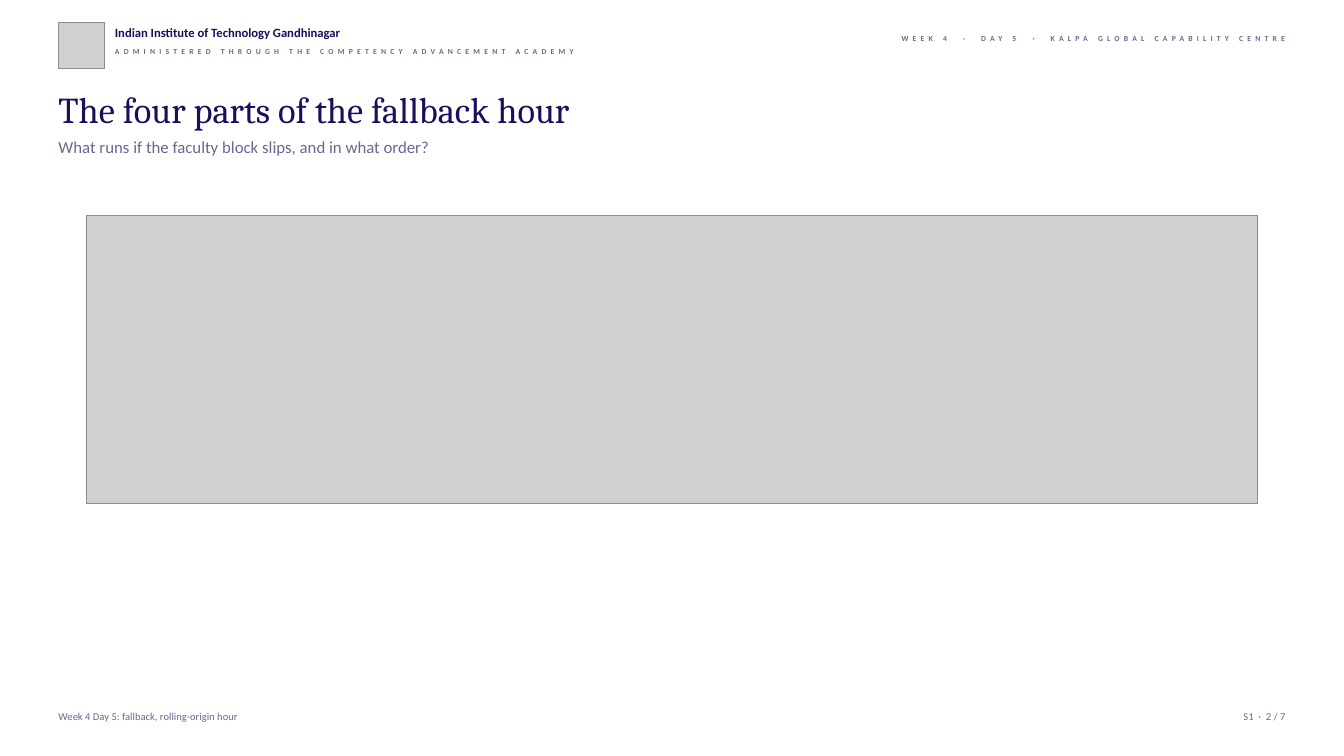
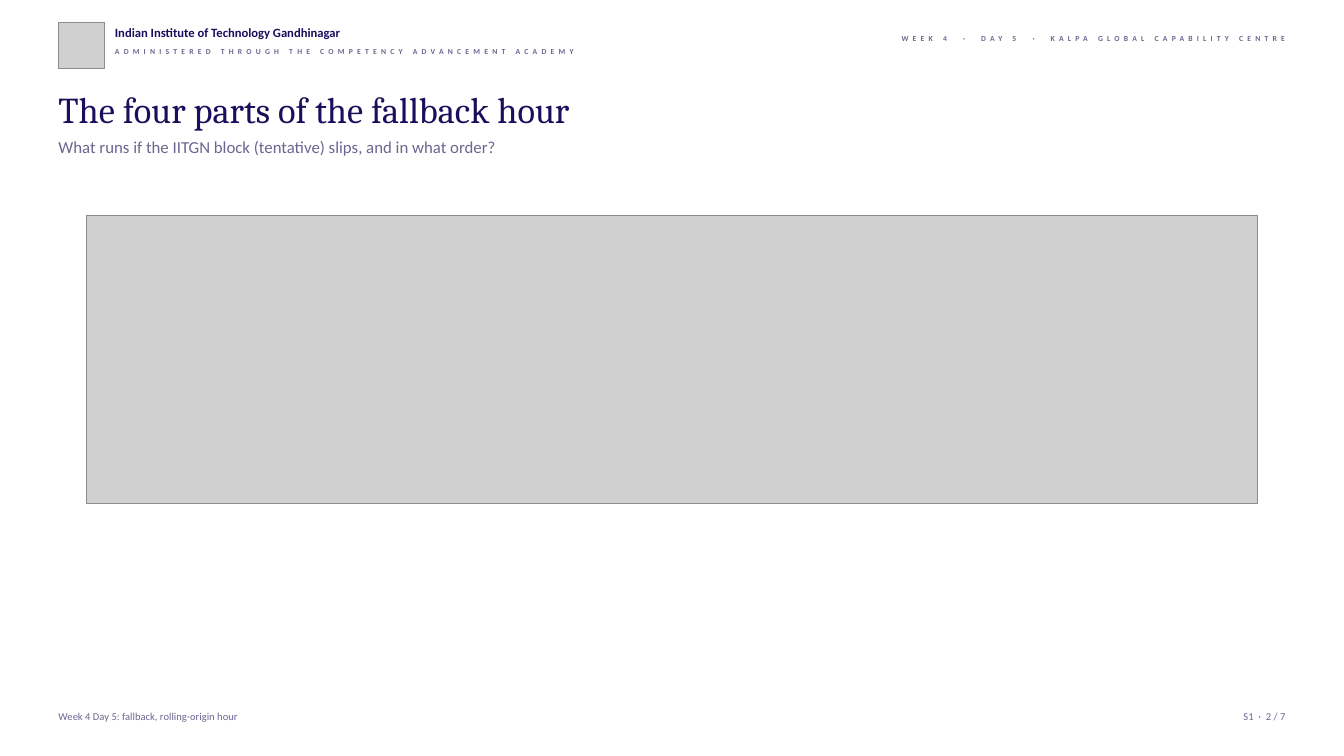
Before and after one commit to fde-academy-lab/c2-content-factory, a slide deck: slide 2 of content/W04/D5/slides/C2_W04_D05_fallback_STUDENT.pptx. Drawn at 1344x756 pixels with LibreOffice and Linux fonts; fonts in the diff are those of the drawing; grey boxes stand for pictures; background and template pictures are left out. Boxes give left, top, right and bottom in pixels: in the first picture for what was removed or moved away, otherwise in the second. Text is boxed around its words. In the diff, an @@ line names an element or a change of style, - is before the commit and + after.

```diff
--- a/content/W04/D5/slides/C2_W04_D05_fallback_STUDENT.pptx
+++ b/content/W04/D5/slides/C2_W04_D05_fallback_STUDENT.pptx
@@ text at [58, 141, 495, 156]: text changed @@
-What runs if the faculty block slips, and in what order?
+What runs if the IITGN block (tentative) slips, and in what order?
```
Also in this commit, not shown: 6 other files.
